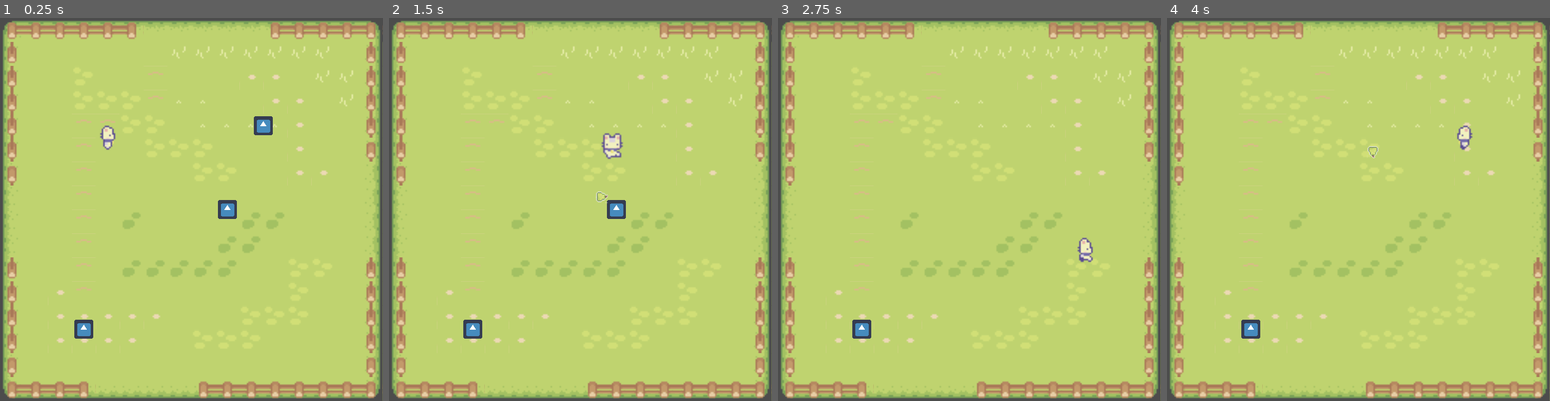
Above: before the commit, frames 1-4 (left to right).
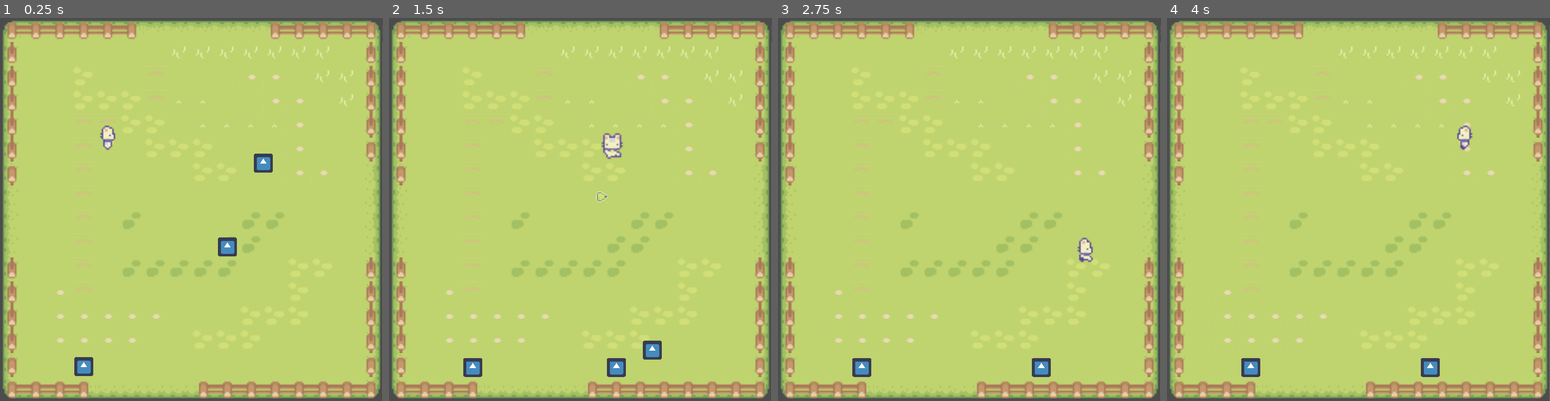
Above: after the commit, the same moments.

Repository: ddearauj/devlog
Game: Godot game, scene res://Levels/Level0.tscn
Same seed, same stepped clock (60 frames per second), same inputs: the game is played once before the commit and once after it. The project has no main scene, so this scene is started directly. The engine's default icon, where the game draws it, is replaced by a stand-in: a white triangle on a blue panel in a dark square.
Inputs:
- Up to frame 1 (0.25 s): no input
- Up to frame 2 (1.5 s): hold Right (ui_right) 0.53-1.28 s; tap Space (shoot) at 0.6, 1.35 s; hold Down (ui_down) from 1.28 s (still down)
- Up to frame 3 (2.75 s): release Down (ui_down) at 2.03 s; hold Right (ui_right) from 2.03 s (still down); tap Space (shoot) at 2.1 s
- Up to frame 4 (4 s): release Right (ui_right) at 2.78 s; hold Up (ui_up) 2.78-3.53 s; tap Space (shoot) at 2.85, 3.6 s; hold Left (ui_left) from 3.53 s (still down)

The runs differ from the first frame. In frame 1, 1.5% of the frame differs, in the area x 19-72%, y 25-94%; in frame 2, 1.2%; in frame 3, 0.7%; in frame 4, 0.8%.

Commit message:
added simple spawn and initial navigation

Diff:
--- a/space_cowboy/Enemy/Enemy.gd
+++ b/space_cowboy/Enemy/Enemy.gd
@@ -1,10 +1,11 @@
 extends KinematicBody2D
 
 
-# Declare member variables here. Examples:
-# var a = 2
-# var b = "text"
+var speed = 50
 
+var path: Array = []
+var levelNav: Navigation2D = null
+var player = null
 
 # Called when the node enters the scene tree for the first time.
 func _ready():
@@ -12,5 +13,17 @@
 
 
 # Called every frame. 'delta' is the elapsed time since the previous frame.
-#func _process(delta):
-#	pass
+func _process(delta):
+	move(delta)
+
+
+func move(delta):
+	var velocity = Vector2(0, speed)
+	var collision = move_and_collide(velocity * delta)
+	if collision:
+#		emit_signal("door_colission")
+		pass
+	else:
+		velocity = move_and_slide(velocity)
+
+	return velocity
--- a/space_cowboy/Levels/Level0.tscn
+++ b/space_cowboy/Levels/Level0.tscn
@@ -6,6 +6,101 @@
 [ext_resource path="res://Player/SpaceCowboy.tscn" type="PackedScene" id=4]
 [ext_resource path="res://Enemy/Enemy.tscn" type="PackedScene" id=5]
 [ext_resource path="res://Levels/Spawner.gd" type="Script" id=6]
+
+[sub_resource type="NavigationPolygon" id=12]
+vertices = PoolVector2Array( 16, 16, 0, 15.8284, 0, 0, 16, 0 )
+polygons = [ PoolIntArray( 0, 1, 2, 3 ) ]
+outlines = [ PoolVector2Array( 16, 16, 0, 15.8284, 0, 0, 16, 0 ) ]
+
+[sub_resource type="NavigationPolygon" id=13]
+vertices = PoolVector2Array( 16, 16, 0, 16, 0, 0, 16, 0 )
+polygons = [ PoolIntArray( 0, 1, 2, 3 ) ]
+outlines = [ PoolVector2Array( 16, 16, 0, 16, 0, 0, 16, 0 ) ]
+
+[sub_resource type="NavigationPolygon" id=14]
+vertices = PoolVector2Array( 16, 16, 0, 16, 0, 0, 16, 0 )
+polygons = [ PoolIntArray( 0, 1, 2, 3 ) ]
+outlines = [ PoolVector2Array( 16, 16, 0, 16, 0, 0, 16, 0 ) ]
+
+[sub_resource type="NavigationPolygon" id=15]
+vertices = PoolVector2Array( 16, 16, 0, 16, 0, 0, 16, 0 )
+polygons = [ PoolIntArray( 0, 1, 2, 3 ) ]
+outlines = [ PoolVector2Array( 16, 16, 0, 16, 0, 0, 16, 0 ) ]
+
+[sub_resource type="NavigationPolygon" id=16]
+vertices = PoolVector2Array( 16, 16, 0, 16, 0, 0, 16, 0 )
+polygons = [ PoolIntArray( 0, 1, 2, 3 ) ]
+outlines = [ PoolVector2Array( 16, 16, 0, 16, 0, 0, 16, 0 ) ]
+
+[sub_resource type="NavigationPolygon" id=17]
+vertices = PoolVector2Array( 16, 16, 0, 16, 0, 0, 16, 0 )
+polygons = [ PoolIntArray( 0, 1, 2, 3 ) ]
+outlines = [ PoolVector2Array( 16, 16, 0, 16, 0, 0, 16, 0 ) ]
+
+[sub_resource type="NavigationPolygon" id=18]
+vertices = PoolVector2Array( 16, 16, 0, 16, 0, 0, 16, 0 )
+polygons = [ PoolIntArray( 0, 1, 2, 3 ) ]
+outlines = [ PoolVector2Array( 16, 16, 0, 16, 0, 0, 16, 0 ) ]
+
+[sub_resource type="NavigationPolygon" id=19]
+vertices = PoolVector2Array( 16, 16, 0, 16, 0, 0.128937, 16, 0.128937 )
+polygons = [ PoolIntArray( 0, 1, 2, 3 ) ]
+outlines = [ PoolVector2Array( 16, 16, 0, 16, 0, 0.128937, 16, 0.128937 ) ]
+
+[sub_resource type="NavigationPolygon" id=20]
+vertices = PoolVector2Array( 16, 16, 0, 16, 0, 0.315376, 16, 0.315376 )
+polygons = [ PoolIntArray( 0, 1, 2, 3 ) ]
+outlines = [ PoolVector2Array( 16, 16, 0, 16, 0, 0.315376, 16, 0.315376 ) ]
+
+[sub_resource type="NavigationPolygon" id=21]
+vertices = PoolVector2Array( 0, 0, 16, 0, 16, 16, 0, 16 )
+polygons = [ PoolIntArray( 0, 1, 2, 3 ) ]
+outlines = [ PoolVector2Array( 0, 0, 16, 0, 16, 16, 0, 16 ) ]
+
+[sub_resource type="NavigationPolygon" id=22]
+vertices = PoolVector2Array( 0, 0, 16, 0, 16, 16, 0, 16 )
+polygons = [ PoolIntArray( 0, 1, 2, 3 ) ]
+outlines = [ PoolVector2Array( 0, 0, 16, 0, 16, 16, 0, 16 ) ]
+
+[sub_resource type="NavigationPolygon" id=23]
+vertices = PoolVector2Array( 16, 16, 0.0203247, 16, 0.0203247, 0.203217, 16, 0.203217 )
+polygons = [ PoolIntArray( 0, 1, 2, 3 ) ]
+outlines = [ PoolVector2Array( 16, 16, 0.0203247, 16, 0.0203247, 0.203217, 16, 0.203217 ) ]
+
+[sub_resource type="NavigationPolygon" id=24]
+vertices = PoolVector2Array( 16, 16, 0, 16, 0, 0, 16, 0 )
+polygons = [ PoolIntArray( 0, 1, 2, 3 ) ]
+outlines = [ PoolVector2Array( 16, 16, 0, 16, 0, 0, 16, 0 ) ]
+
+[sub_resource type="NavigationPolygon" id=25]
+vertices = PoolVector2Array( 16, 16, 0.170883, 16, 0, 0, 16, 0 )
+polygons = [ PoolIntArray( 0, 1, 2, 3 ) ]
+outlines = [ PoolVector2Array( 16, 16, 0.170883, 16, 0, 0, 16, 0 ) ]
+
+[sub_resource type="NavigationPolygon" id=26]
+vertices = PoolVector2Array( 0, 0, 16, 0, 16, 16, 0, 16 )
+polygons = [ PoolIntArray( 0, 1, 2, 3 ) ]
+outlines = [ PoolVector2Array( 0, 0, 16, 0, 16, 16, 0, 16 ) ]
+
+[sub_resource type="NavigationPolygon" id=27]
+vertices = PoolVector2Array( 16, 16, 0, 16, 0, 0, 16, 0 )
+polygons = [ PoolIntArray( 0, 1, 2, 3 ) ]
+outlines = [ PoolVector2Array( 16, 16, 0, 16, 0, 0, 16, 0 ) ]
+
+[sub_resource type="NavigationPolygon" id=28]
+vertices = PoolVector2Array( 16, 16, 0, 16, 0, 0, 16, 0 )
+polygons = [ PoolIntArray( 0, 1, 2, 3 ) ]
+outlines = [ PoolVector2Array( 16, 16, 0, 16, 0, 0, 16, 0 ) ]
+
+[sub_resource type="NavigationPolygon" id=29]
+vertices = PoolVector2Array( 16, 16, 0, 16, 0, 0.0910645, 16, 0.0910645 )
+polygons = [ PoolIntArray( 0, 1, 2, 3 ) ]
+outlines = [ PoolVector2Array( 16, 16, 0, 16, 0, 0.0910645, 16, 0.0910645 ) ]
+
+[sub_resource type="NavigationPolygon" id=30]
+vertices = PoolVector2Array( 16, 16, 0, 16, 0, 0, 16, 0 )
+polygons = [ PoolIntArray( 0, 1, 2, 3 ) ]
+outlines = [ PoolVector2Array( 16, 16, 0, 16, 0, 0, 16, 0 ) ]
 
 [sub_resource type="TileSet" id=1]
 0/name = "defaultGrass"
@@ -20,7 +115,7 @@
 0/autotile/tile_size = Vector2( 16, 16 )
 0/autotile/spacing = 0
 0/autotile/occluder_map = [  ]
-0/autotile/navpoly_map = [  ]
+0/autotile/navpoly_map = [ Vector2( 0, 0 ), SubResource( 12 ), Vector2( 0, 1 ), SubResource( 13 ), Vector2( 0, 2 ), SubResource( 14 ), Vector2( 1, 0 ), SubResource( 15 ), Vector2( 1, 1 ), SubResource( 16 ), Vector2( 1, 2 ), SubResource( 17 ), Vector2( 2, 0 ), SubResource( 18 ), Vector2( 2, 1 ), SubResource( 19 ), Vector2( 2, 2 ), SubResource( 20 ) ]
 0/autotile/priority_map = [  ]
 0/autotile/z_index_map = [  ]
 0/occluder_offset = Vector2( 0, 0 )
@@ -43,7 +138,7 @@
 1/autotile/tile_size = Vector2( 16, 16 )
 1/autotile/spacing = 0
 1/autotile/occluder_map = [  ]
-1/autotile/navpoly_map = [  ]
+1/autotile/navpoly_map = [ Vector2( 0, 0 ), SubResource( 21 ), Vector2( 0, 1 ), SubResource( 22 ), Vector2( 0, 2 ), SubResource( 23 ), Vector2( 1, 0 ), SubResource( 24 ), Vector2( 1, 1 ), SubResource( 25 ), Vector2( 1, 2 ), SubResource( 26 ), Vector2( 2, 0 ), SubResource( 27 ), Vector2( 2, 1 ), SubResource( 28 ), Vector2( 2, 2 ), SubResource( 29 ) ]
 1/autotile/priority_map = [  ]
 1/autotile/z_index_map = [  ]
 1/occluder_offset = Vector2( 0, 0 )
@@ -62,12 +157,58 @@
 2/tile_mode = 0
 2/occluder_offset = Vector2( 0, 0 )
 2/navigation_offset = Vector2( 0, 0 )
+2/navigation = SubResource( 30 )
 2/shape_offset = Vector2( 0, 0 )
 2/shape_transform = Transform2D( 1, 0, 0, 1, 0, 0 )
 2/shape_one_way = false
 2/shape_one_way_margin = 0.0
 2/shapes = [  ]
 2/z_index = 0
+
+[sub_resource type="NavigationPolygon" id=31]
+vertices = PoolVector2Array( 16, 16, 0, 16, 0, 0, 16, 0 )
+polygons = [ PoolIntArray( 0, 1, 2, 3 ) ]
+outlines = [ PoolVector2Array( 16, 16, 0, 16, 0, 0, 16, 0 ) ]
+
+[sub_resource type="NavigationPolygon" id=32]
+vertices = PoolVector2Array( 16, 16, 0, 16, 0, 0, 16, 0.244644 )
+polygons = [ PoolIntArray( 0, 1, 2, 3 ) ]
+outlines = [ PoolVector2Array( 16, 16, 0, 16, 0, 0, 16, 0.244644 ) ]
+
+[sub_resource type="NavigationPolygon" id=33]
+vertices = PoolVector2Array( 16, 16, 0, 16, 0, 0.244644, 16, 0.244644 )
+polygons = [ PoolIntArray( 0, 1, 2, 3 ) ]
+outlines = [ PoolVector2Array( 16, 16, 0, 16, 0, 0.244644, 16, 0.244644 ) ]
+
+[sub_resource type="NavigationPolygon" id=34]
+vertices = PoolVector2Array( 16, 16, 0.100143, 16, 0, 0, 16, 0 )
+polygons = [ PoolIntArray( 0, 1, 2, 3 ) ]
+outlines = [ PoolVector2Array( 16, 16, 0.100143, 16, 0, 0, 16, 0 ) ]
+
+[sub_resource type="NavigationPolygon" id=35]
+vertices = PoolVector2Array( 0, 0, 16, 0, 16, 16, 0, 16 )
+polygons = [ PoolIntArray( 0, 1, 2, 3 ) ]
+outlines = [ PoolVector2Array( 0, 0, 16, 0, 16, 16, 0, 16 ) ]
+
+[sub_resource type="NavigationPolygon" id=36]
+vertices = PoolVector2Array( 0, 0, 16, 0, 16, 16, 0, 16 )
+polygons = [ PoolIntArray( 0, 1, 2, 3 ) ]
+outlines = [ PoolVector2Array( 0, 0, 16, 0, 16, 16, 0, 16 ) ]
+
+[sub_resource type="NavigationPolygon" id=37]
+vertices = PoolVector2Array( 0, 0, 16, 0, 16, 16, 0, 16 )
+polygons = [ PoolIntArray( 0, 1, 2, 3 ) ]
+outlines = [ PoolVector2Array( 0, 0, 16, 0, 16, 16, 0, 16 ) ]
+
+[sub_resource type="NavigationPolygon" id=38]
+vertices = PoolVector2Array( 0, 0, 16, 0, 16, 16, 0, 16 )
+polygons = [ PoolIntArray( 0, 1, 2, 3 ) ]
+outlines = [ PoolVector2Array( 0, 0, 16, 0, 16, 16, 0, 16 ) ]
+
+[sub_resource type="NavigationPolygon" id=39]
+vertices = PoolVector2Array( 0, 0, 16, 0, 16, 16, 0, 16 )
+polygons = [ PoolIntArray( 0, 1, 2, 3 ) ]
+outlines = [ PoolVector2Array( 0, 0, 16, 0, 16, 16, 0, 16 ) ]
 
 [sub_resource type="TileSet" id=3]
 0/name = "Grass.png 0"
@@ -78,6 +219,7 @@
 0/tile_mode = 0
 0/occluder_offset = Vector2( 0, 0 )
 0/navigation_offset = Vector2( 0, 0 )
+0/navigation = SubResource( 31 )
 0/shape_offset = Vector2( 0, 0 )
 0/shape_transform = Transform2D( 1, 0, 0, 1, 0, 0 )
 0/shape_one_way = false
@@ -92,6 +234,7 @@
 1/tile_mode = 0
 1/occluder_offset = Vector2( 0, 0 )
 1/navigation_offset = Vector2( 0, 0 )
+1/navigation = SubResource( 32 )
 1/shape_offset = Vector2( 0, 0 )
 1/shape_transform = Transform2D( 1, 0, 0, 1, 0, 0 )
 1/shape_one_way = false
@@ -106,6 +249,7 @@
 2/tile_mode = 0
 2/occluder_offset = Vector2( 0, 0 )
 2/navigation_offset = Vector2( 0, 0 )
+2/navigation = SubResource( 33 )
 2/shape_offset = Vector2( 0, 0 )
 2/shape_transform = Transform2D( 1, 0, 0, 1, 0, 0 )
 2/shape_one_way = false
@@ -120,6 +264,7 @@
 3/tile_mode = 0
 3/occluder_offset = Vector2( 0, 0 )
 3/navigation_offset = Vector2( 0, 0 )
+3/navigation = SubResource( 34 )
 3/shape_offset = Vector2( 0, 0 )
 3/shape_transform = Transform2D( 1, 0, 0, 1, 0, 0 )
 3/shape_one_way = false
@@ -134,6 +279,7 @@
 4/tile_mode = 0
 4/occluder_offset = Vector2( 0, 0 )
 4/navigation_offset = Vector2( 0, 0 )
+4/navigation = SubResource( 35 )
 4/shape_offset = Vector2( 0, 0 )
 4/shape_transform = Transform2D( 1, 0, 0, 1, 0, 0 )
 4/shape_one_way = false
@@ -148,6 +294,7 @@
 5/tile_mode = 0
 5/occluder_offset = Vector2( 0, 0 )
 5/navigation_offset = Vector2( 0, 0 )
+5/navigation = SubResource( 36 )
 5/shape_offset = Vector2( 0, 0 )
 5/shape_transform = Transform2D( 1, 0, 0, 1, 0, 0 )
 5/shape_one_way = false
@@ -162,6 +309,7 @@
 6/tile_mode = 0
 6/occluder_offset = Vector2( 0, 0 )
 6/navigation_offset = Vector2( 0, 0 )
+6/navigation = SubResource( 37 )
 6/shape_offset = Vector2( 0, 0 )
 6/shape_transform = Transform2D( 1, 0, 0, 1, 0, 0 )
 6/shape_one_way = false
@@ -176,6 +324,7 @@
 7/tile_mode = 0
 7/occluder_offset = Vector2( 0, 0 )
 7/navigation_offset = Vector2( 0, 0 )
+7/navigation = SubResource( 38 )
 7/shape_offset = Vector2( 0, 0 )
 7/shape_transform = Transform2D( 1, 0, 0, 1, 0, 0 )
 7/shape_one_way = false
@@ -190,6 +339,7 @@
 8/tile_mode = 0
 8/occluder_offset = Vector2( 0, 0 )
 8/navigation_offset = Vector2( 0, 0 )
+8/navigation = SubResource( 39 )
 8/shape_offset = Vector2( 0, 0 )
 8/shape_transform = Transform2D( 1, 0, 0, 1, 0, 0 )
 8/shape_one_way = false
@@ -321,21 +471,26 @@
 
 [node name="Level0" type="Node2D"]
 
-[node name="Grass" type="TileMap" parent="."]
+[node name="Navigation2D" type="Navigation2D" parent="."]
+
+[node name="Grass" type="TileMap" parent="Navigation2D"]
 tile_set = SubResource( 1 )
 cell_size = Vector2( 16, 16 )
+bake_navigation = true
 format = 1
 tile_data = PoolIntArray( 0, 0, 0, 1, 0, 1, 2, 0, 1, 3, 0, 1, 4, 0, 1, 5, 0, 1, 6, 0, 1, 7, 0, 1, 8, 0, 1, 9, 0, 1, 10, …(4377 unchanged characters)…
 
-[node name="Grass detail" type="TileMap" parent="."]
+[node name="Grass detail" type="TileMap" parent="Navigation2D"]
 tile_set = SubResource( 3 )
 cell_size = Vector2( 16, 16 )
+bake_navigation = true
 format = 1
 tile_data = PoolIntArray( 65543, 1073741825, 0, 65544, 1073741825, 0, 65545, 1073741825, 0, 65546, 1073741825, 0, 65547 …(1625 unchanged characters)…
 
-[node name="Fence" type="TileMap" parent="."]
+[node name="Fence" type="TileMap" parent="Navigation2D"]
 tile_set = SubResource( 2 )
 cell_size = Vector2( 16, 16 )
+bake_navigation = true
 format = 1
 tile_data = PoolIntArray( 0, 1073741824, 0, 1, 1073741824, 1, 2, 1073741824, 1, 3, 1073741824, 1, 4, 1073741824, 1, 5,  …(939 unchanged characters)…
 
--- a/space_cowboy/Levels/Spawner.gd
+++ b/space_cowboy/Levels/Spawner.gd
@@ -1,19 +1,19 @@
 extends Node2D
-#
-#var preloaded_enemy = preload("res://Enemy/Enemy.tscn")
-#
-#onready var timer = $SpawnTimer
-#var spawn_in_n_seconds = 3
-#
-#
-#
-#
-#func _ready():
-#	randomize()
-#	timer.start(spawn_in_n_seconds)
-#
-#
-#func _on_SpawnTimer_timeout():
-#
-#	enemy = preloaded_enemy.instance()
-#	enemy.position = Vector2()
+
+var preloaded_enemy = preload("res://Enemy/Enemy.tscn")
+
+onready var timer = $SpawnTimer
+var spawn_in_n_seconds = 3
+
+func _ready():
+	randomize()
+	timer.start(spawn_in_n_seconds)
+
+
+func _on_SpawnTimer_timeout():
+
+	var enemy = preloaded_enemy.instance()
+	enemy.position = position
+	get_tree().current_scene.add_child(enemy)
+
+	timer.start(spawn_in_n_seconds)
Not shown: 1 places in space_cowboy/Levels/Level0.tscn that only renumber resources
